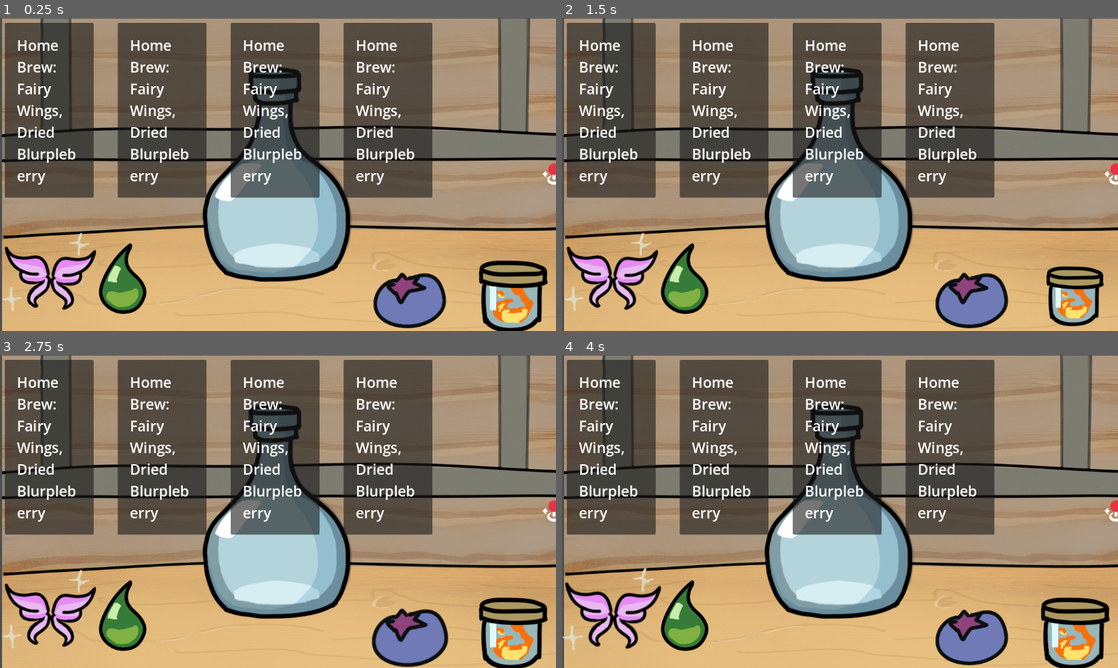
Above: before the commit, frames 1-4 (two rows, left to right).
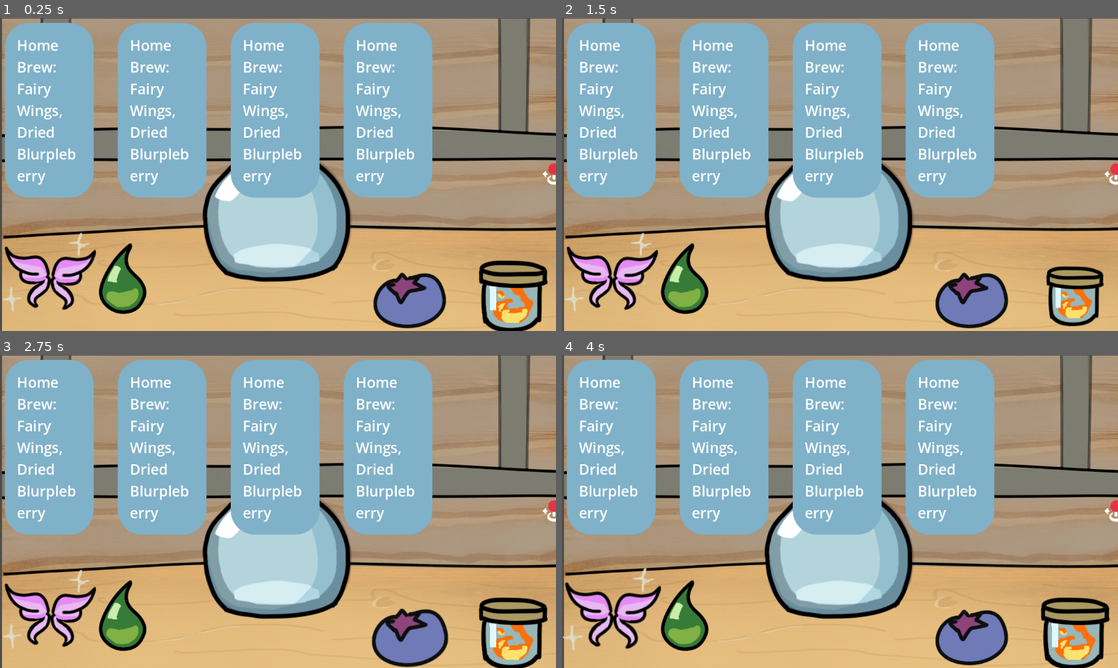
Above: after the commit, the same moments.

Repository: andreaTheCoder/MiniJam207Primal
Game: Godot game, scene res://scenes/shop.tscn
Same seed, same stepped clock (60 frames per second), same inputs: the game is played once before the commit and once after it.
Inputs (mouse positions are in pixels of both pictures, inside the frame that each line leads up to):
- Up to frame 1 (0.25 s): no input
- Up to frame 2 (1.5 s): tap Enter (ui_accept) at 0.5, 0.77, 1.25 s; move the mouse to (840, 177) at 0.52 s; press the mouse at (840, 177) at 0.53 s; move the mouse to (1073, 296) at 1.27 s; release the mouse at (1073, 296) at 1.28 s; click (1073, 296) at 1.35 s
- Up to frame 3 (2.75 s): tap Enter (ui_accept) at 1.52, 2 s; move the mouse to (411, 630) at 2.02 s; press the mouse at (411, 630) at 2.03 s
- Up to frame 4 (4 s): tap Enter (ui_accept) at 2.75, 3.02, 3.5, 3.77 s; move the mouse to (684, 617) at 2.77 s; release the mouse at (684, 617) at 2.78 s; click (684, 617) at 2.85 s; move the mouse to (612, 611) at 3.52 s; press the mouse at (612, 611) at 3.53 s

The runs differ from the first frame. In frame 1, 34% of the frame differs, in the area x 0-78%, y 1-58%; in frame 2, 34%; in frame 3, 34%; in frame 4, 34%.

Commit message:
slightly better ui

Diff:
--- a/other/default.tres
+++ b/other/default.tres
@@ -1,5 +1,13 @@
 [gd_resource type="Theme" format=3 uid="uid://dn4leoiqtpx61"]
+
+[sub_resource type="StyleBoxFlat" id="StyleBoxFlat_iixvo"]
+bg_color = Color(0.4977774, 0.6930199, 0.78713024, 1)
+corner_radius_top_left = 50
+corner_radius_top_right = 50
+corner_radius_bottom_right = 50
+corner_radius_bottom_left = 50
 
 [resource]
 default_font_size = 30
+PanelContainer/styles/panel = SubResource("StyleBoxFlat_iixvo")
 RichTextLabel/font_sizes/bold_font_size = 16
